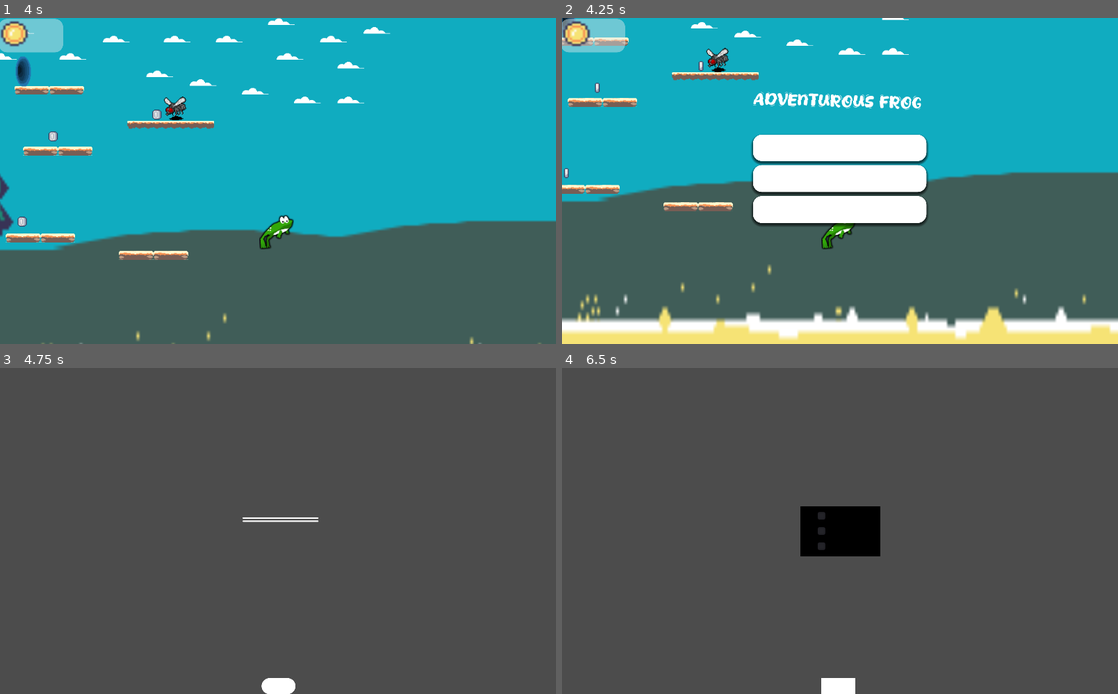
Above: before the commit, frames 1-4 (two rows, left to right).
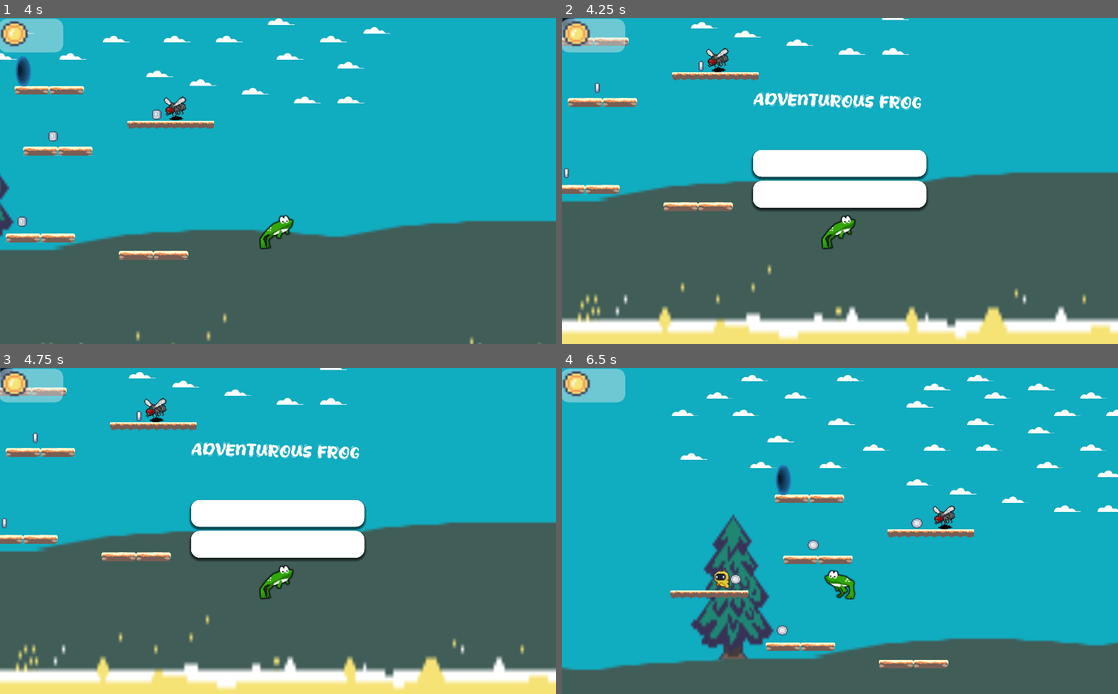
Above: after the commit, the same moments.

Repository: gabymuise/AdventurousFrog
Game: Godot game, scene res://Worlds/Easy/World3.tscn
The game is run twice, just before and just after one commit, with the same random seed, the same clock (stepped at 60 frames per second) and the same inputs. This scene is started directly instead of the project's main scene.
Inputs (mouse positions are in pixels of both pictures, inside the frame that each line leads up to):
- Up to frame 1 (4 s): hold D (ui_right) 0.53-2.03 s; tap Space (jump) at 0.77, 1.52, 3.02, 3.77 s; hold A (ui_left) 2.03-2.78 s; hold D (ui_right) from 2.78 s (still down)
- Up to frame 2 (4.25 s): keep holding D (ui_right); tap P (pause) at 4.15 s
- Up to frame 3 (4.75 s): release D (ui_right) at 4.25 s; click (278, 527) at 4.25 s, where only the run before the commit has a clickable "SETTING"
- Up to frame 4 (6.5 s): click (840, 517) at 5 s, where only the run before the commit has a clickable "VIDEO"; hold A (ui_left) from 5.78 s (still down); tap Space (jump) at 6.02 s

Frame 1 is identical in both runs. In frame 2, 4.7% of the frame differs, in the area x 34-66%, y 35-64%; in frame 3, 63%; in frame 4, 87%, in the area x 0-100%, y 0-100%.

Commit message:
menupause refactorizado

Diff:
--- a/Main/MenuPause.gd
+++ b/Main/MenuPause.gd
@@ -17,12 +17,6 @@
 func _on_start_pressed():
 	toggle_pause()
 
-# Abrir configuraciones guardando la escena actual
-func _on_settings_pressed():
-	PilaScene.push_scene(get_tree().current_scene.filename)
-	toggle_pause()
-	get_tree().change_scene("res://Main/Setting.tscn")
-
 # Salir al menú principal y limpiar la pila de escenas
 func _on_exit_pressed():
 	toggle_pause()
--- a/Main/MenuPause.tscn
+++ b/Main/MenuPause.tscn
@@ -52,14 +52,14 @@
 anchor_right = 0.5
 anchor_bottom = 0.5
 margin_left = -159.5
-margin_top = -81.0
+margin_top = -53.0
 margin_right = 159.5
-margin_bottom = 81.0
+margin_bottom = 53.0
 custom_constants/separation = 8
 
 [node name="Start" type="Button" parent="Menu"]
 margin_right = 319.0
-margin_bottom = 48.0
+margin_bottom = 49.0
 size_flags_vertical = 3
 custom_colors/font_color_focus = Color( 0, 0, 0, 1 )
 custom_colors/font_color = Color( 0, 0, 0, 1 )
@@ -69,23 +69,10 @@
 custom_styles/normal = SubResource( 14 )
 text = "RESUME"
 
-[node name="Setting" type="Button" parent="Menu"]
-margin_top = 56.0
+[node name="Exit" type="Button" parent="Menu"]
+margin_top = 57.0
 margin_right = 319.0
-margin_bottom = 105.0
-size_flags_vertical = 3
-custom_colors/font_color_focus = Color( 0, 0, 0, 1 )
-custom_colors/font_color = Color( 0, 0, 0, 1 )
-custom_fonts/font = SubResource( 13 )
-custom_styles/hover = SubResource( 17 )
-custom_styles/pressed = SubResource( 18 )
-custom_styles/normal = SubResource( 14 )
-text = "SETTING"
-
-[node name="Exit" type="Button" parent="Menu"]
-margin_top = 113.0
-margin_right = 319.0
-margin_bottom = 162.0
+margin_bottom = 106.0
 size_flags_vertical = 3
 custom_colors/font_color_focus = Color( 0, 0, 0, 1 )
 custom_colors/font_color = Color( 0, 0, 0, 1 )
@@ -110,5 +97,4 @@
 max_lines_visible = 0
 
 [connection signal="pressed" from="Menu/Start" to="." method="_on_start_pressed"]
-[connection signal="pressed" from="Menu/Setting" to="." method="_on_settings_pressed"]
 [connection signal="pressed" from="Menu/Exit" to="." method="_on_exit_pressed"]
